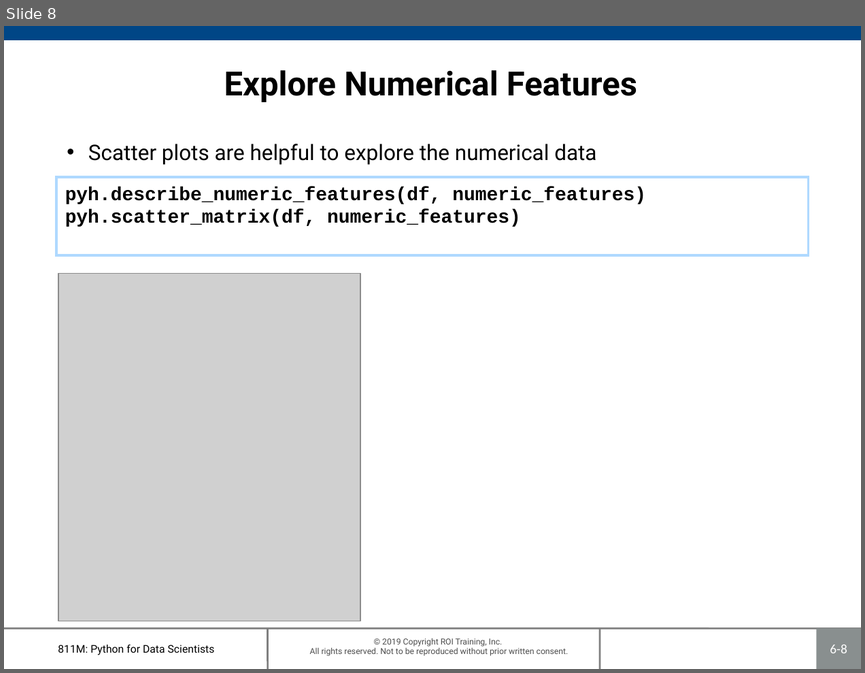
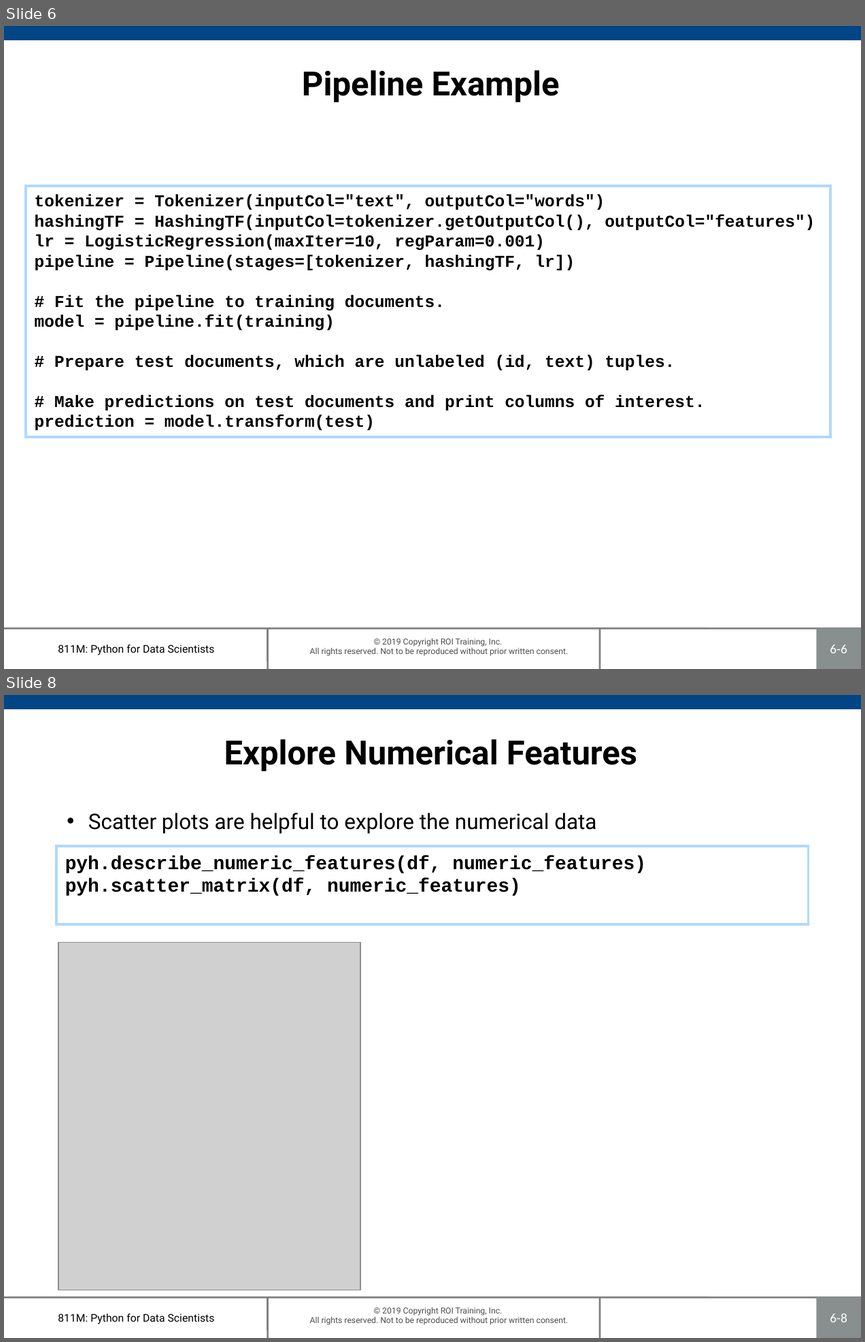
Before and after one commit to roitraining/SparkforDataScientists, a slide deck: Ch07_Pipelines.pptx. Shown one above the other, each under a label of ours: slide 8 before the commit, slides 6 and 8 after it; the slides between them are not shown. The pictures are 865x673 and 865x1342 pixels, drawn with LibreOffice and Linux fonts; fonts in the diff are those of the drawing; grey boxes stand for pictures; background and template pictures are left out. Boxes give left, top, right and bottom in pixels: in the first picture for what was removed or moved away, otherwise in the second. Text is boxed around its words. In the diff, an @@ line names an element or a change of style, - is before the commit and + after.

```diff
--- a/Ch07_Pipelines.pptx
+++ b/Ch07_Pipelines.pptx
@@ slide 6 added at (4,26,861,669), background #FFFFFF; not listed: 7 template elements that a slide beside it also shows @@
@@ title added at (302,70,560,102), 28 pt, text #000000, bold @@
+Pipeline Example
@@ rectangle added at (26,186,831,437), outline #AFD9FF 2.25 pt, 14 pt, text #000000, bold @@
+tokenizer = Tokenizer(inputCol="text", outputCol="words")
+hashingTF = HashingTF(inputCol=tokenizer.getOutputCol(), outputCol="features")
+lr = LogisticRegression(maxIter=10, regParam=0.001)
+pipeline = Pipeline(stages=[tokenizer, hashingTF, lr])
+# Fit the pipeline to training documents.
+model = pipeline.fit(training)
+# Prepare test documents, which are unlabeled (id, text) tuples.
+# Make predictions on test documents and print columns of interest.
+prediction = model.transform(test)
```
Also in this commit, not shown: 6 slides changed, 1 slide removed, 3 other files.
